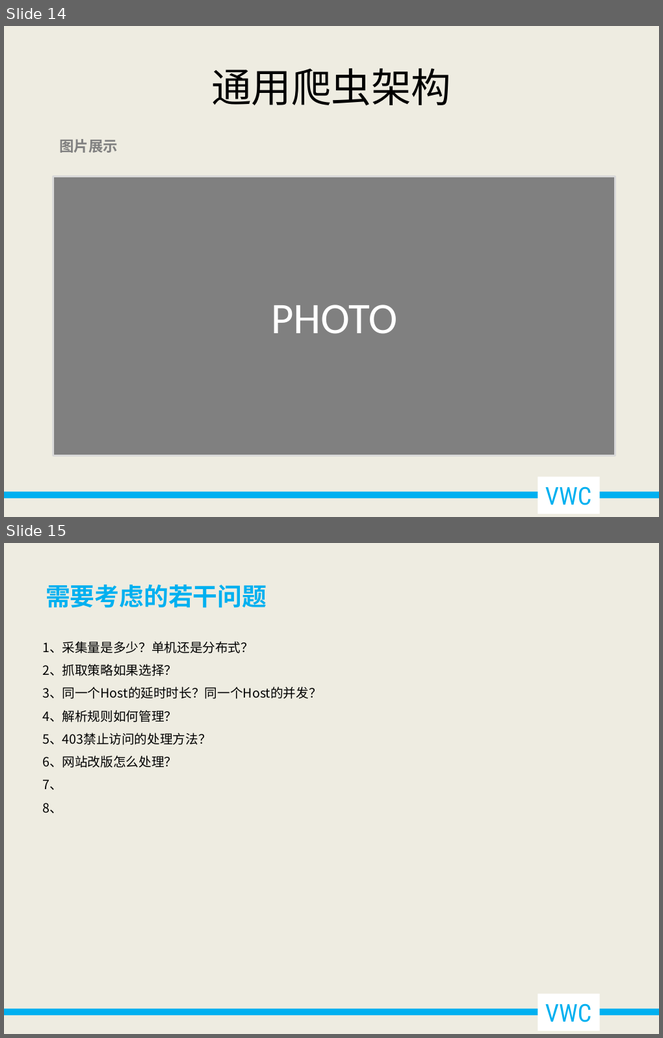
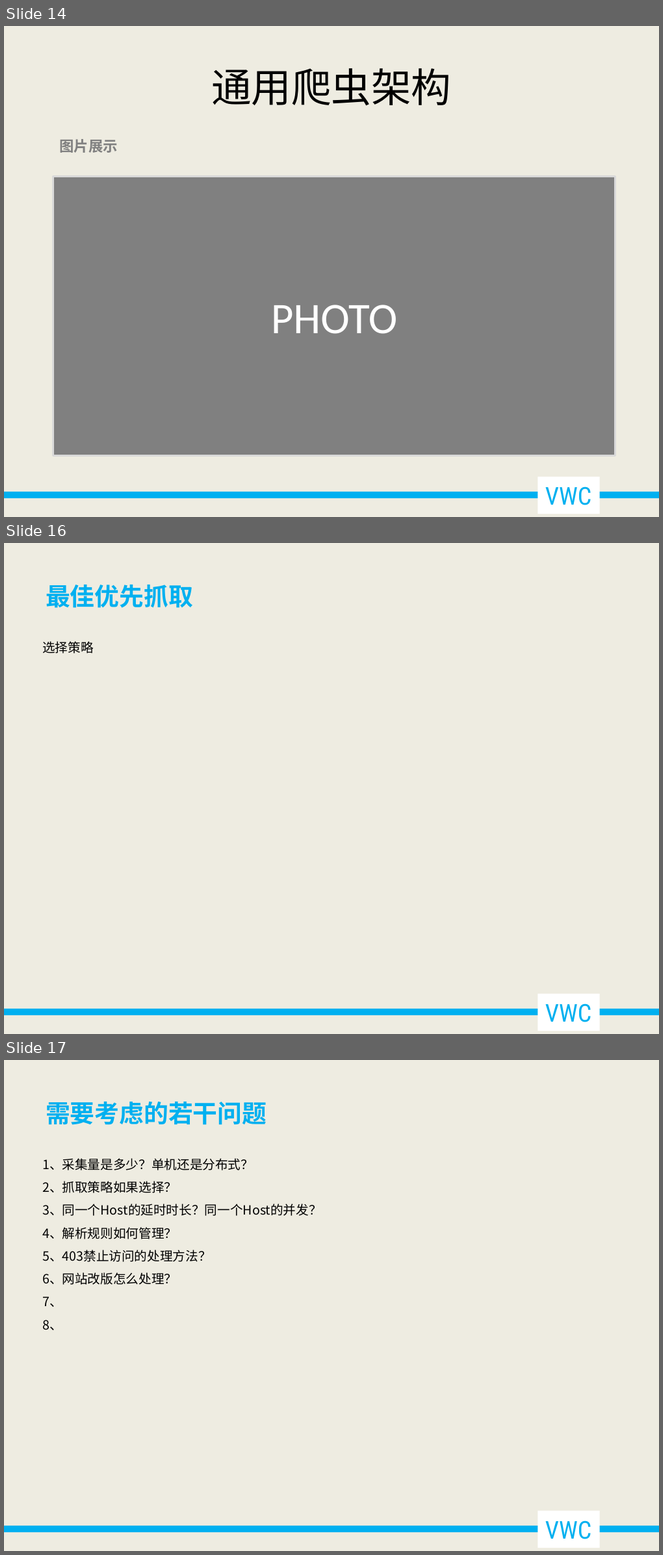
Before and after one commit to qingyu1229/qingyu1229.github.io, a slide deck: _posts/spider/细说垂直型网络爬虫.pptx. Shown one above the other, each under a label of ours: slides 14 and 15 before the commit, slides 14, 16 and 17 after it; the slides between them are not shown. The pictures are 663x1038 and 663x1555 pixels, drawn with LibreOffice and Linux fonts; fonts in the diff are those of the drawing. Boxes give left, top, right and bottom in pixels: in the first picture for what was removed or moved away, otherwise in the second. Text is boxed around its words. In the diff, an @@ line names an element or a change of style, - is before the commit and + after.

```diff
--- a/_posts/spider/细说垂直型网络爬虫.pptx
+++ b/_posts/spider/细说垂直型网络爬虫.pptx
@@ slide 16 added at (4, 543, 659, 1034), background #EEECE1; not listed: 2 template elements that a slide beside it also shows @@
@@ text added at (46, 585, 193, 608), 27 pt, text #00B0F0, bold @@
+最佳优先抓取
@@ text added at (42, 641, 93, 653), 14 pt, text #000000 @@
+选择策略
@@ what was slide 15 is now slide 17 @@
```
Also in this commit, not shown: 1 other slide added.
